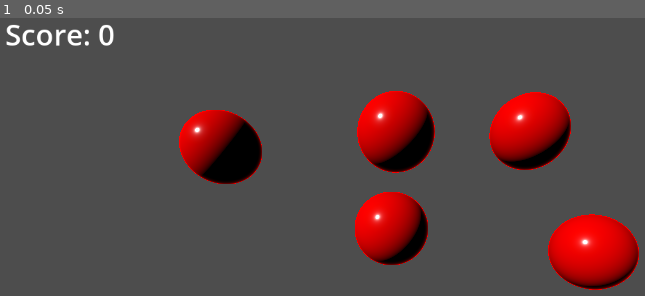
Above: before the commit, frame 1.
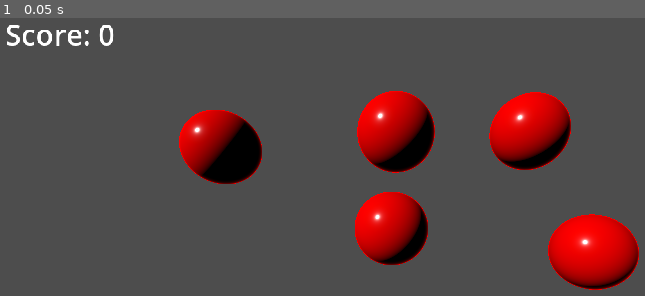
Above: after the commit, the same moment.

Repository: RaspberryProgramming/GodotPortfolio
Game: Godot game, scene res://Balloon Popper/BaloonPopper.tscn
The game is run twice, just before and just after one commit, with the same random seed, the same clock (stepped at 60 frames per second) and the same inputs.
Inputs:
- Up to frame 1 (0.05 s): no input

The runs differ from the first frame. In frame 1, 0.1% of the frame differs, in the area x 0-18%, y 2-11%.

Commit message:
Physics - Lesson 9
Added Physics project

Diff:
--- /dev/null
+++ b/Courses/Godot 4 Mini-Projects/Physics/Physics.tscn
@@ -0,0 +1,24 @@
+[gd_scene load_steps=4 format=3 uid="uid://b4tbjjanktse5"]
+
+[ext_resource type="Script" path="res://Physics/PhysicsPlayer.gd" id="1_nqxvg"]
+[ext_resource type="Texture2D" uid="uid://csgwpwat4c1nq" path="res://Assets/PhysicsCharacter.png" id="1_nyv6p"]
+
+[sub_resource type="RectangleShape2D" id="RectangleShape2D_pwesq"]
+size = Vector2(18, 18)
+
+[node name="Main" type="Node2D"]
+
+[node name="Player" type="RigidBody2D" parent="."]
+mass = 5.0
+gravity_scale = 0.0
+linear_damp = 1.0
+script = ExtResource("1_nqxvg")
+
+[node name="Sprite" type="Sprite2D" parent="Player"]
+texture = ExtResource("1_nyv6p")
+
+[node name="CollisionShape2D" type="CollisionShape2D" parent="Player"]
+shape = SubResource("RectangleShape2D_pwesq")
+
+[node name="Camera2D" type="Camera2D" parent="."]
+zoom = Vector2(4, 4)
--- /dev/null
+++ b/Courses/Godot 4 Mini-Projects/Physics/PhysicsPlayer.gd
@@ -0,0 +1,8 @@
+extends RigidBody2D
+
+var hit_force : float = 50.0
+
+func _process(delta):
+  if Input.is_mouse_button_pressed(MOUSE_BUTTON_LEFT):
+    var dir:Vector2 = global_position.direction_to(get_global_mouse_position())
+    apply_impulse(dir * hit_force)
--- a/Courses/Godot 4 Mini-Projects/project.godot
+++ b/Courses/Godot 4 Mini-Projects/project.godot
@@ -18,3 +18,7 @@
 [dotnet]
 
 project/assembly_name="Godot 4 Mini-projects"
+
+[rendering]
+
+textures/canvas_textures/default_texture_filter=0
